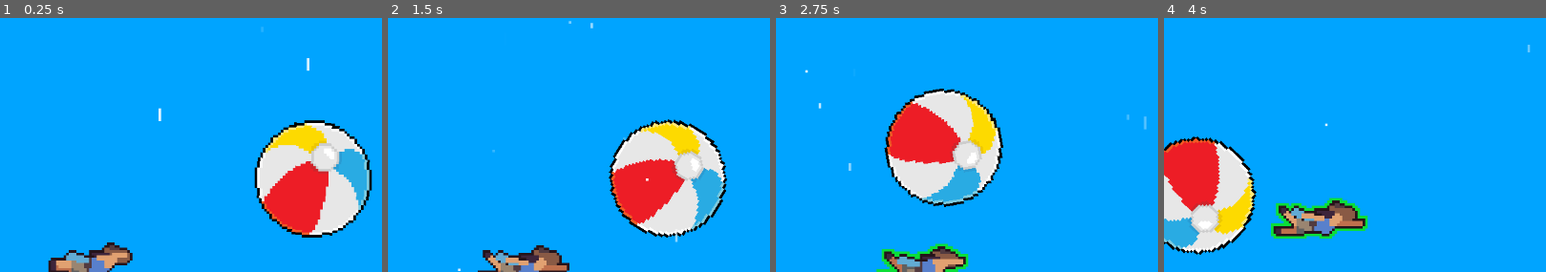
Above: before the commit, frames 1-4 (left to right).
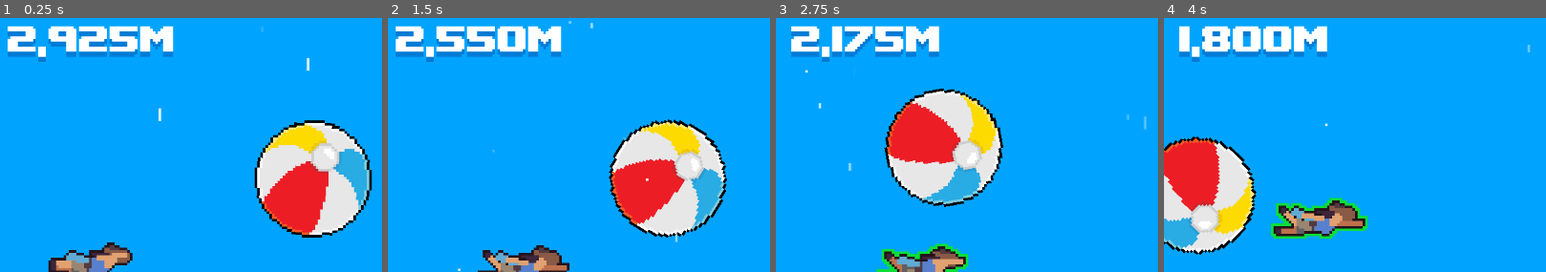
Above: after the commit, the same moments.

Repository: angeluriot/Skyfall
Game: Godot game, scene res://scenes/level.tscn
The game is run twice, just before and just after one commit, with the same random seed, the same clock (stepped at 60 frames per second) and the same inputs.
Inputs:
- Up to frame 1 (0.25 s): no input
- Up to frame 2 (1.5 s): hold D (right) 0.53-1.28 s; tap Space (grab) at 0.6, 1.35 s; hold Down (down) from 1.28 s (still down)
- Up to frame 3 (2.75 s): release Down (down) at 2.03 s; hold D (right) from 2.03 s (still down); tap Space (grab) at 2.1 s
- Up to frame 4 (4 s): release D (right) at 2.78 s; hold W (up) 2.78-3.53 s; tap Space (grab) at 2.85, 3.6 s; hold A (left) from 3.53 s (still down)
The pictures show only the part of the screen within x 38-88%, y 2-52%; the shares and areas given below are measured in that part.

The runs differ from the first frame. In frame 1, 4.4% of the frame differs, in the area x 2-46%, y 3-18%; in frame 2, 4.5%; in frame 3, 3.8%; in frame 4, 3.9%.

Commit message:
Add count down

Diff:
--- /dev/null
+++ b/scenes/altimeter.gd
@@ -0,0 +1,24 @@
+extends CanvasLayer
+
+
+@export var initial_altitude: int = 0
+@export var speed: float = 1.0
+
+@onready var label := $Control/Label as Label
+@onready var altitude = float(initial_altitude)
+
+
+func _ready() -> void:
+	label.text = altitude_to_text(initial_altitude)
+
+
+func _process(delta: float) -> void:
+	altitude -= speed * delta
+	label.text = altitude_to_text(round(altitude))
+
+
+func altitude_to_text(alt: int) -> String:
+	var text := str(alt)
+	if text.length() > 3:
+		text = text.substr(0, text.length() - 3) + ',' + text.substr(text.length() - 3, 3)
+	return text + 'm'
--- /dev/null
+++ b/scenes/altimeter.tscn
@@ -0,0 +1,40 @@
+[gd_scene format=3 uid="uid://74yaierlx7m5"]
+
+[ext_resource type="FontFile" uid="uid://g8kctou6mb6b" path="res://assets/fonts/upheavtt.ttf" id="1_tg63u"]
+[ext_resource type="Script" uid="uid://du08otdquni3e" path="res://scenes/altimeter.gd" id="1_vgbvo"]
+
+[sub_resource type="LabelSettings" id="LabelSettings_4vfji"]
+font = ExtResource("1_tg63u")
+font_size = 20
+shadow_size = 0
+shadow_color = Color(0, 0, 0.34509805, 0.2509804)
+shadow_offset = Vector2(0, 2)
+
+[node name="Altimeter" type="CanvasLayer" unique_id=480564093]
+script = ExtResource("1_vgbvo")
+initial_altitude = 3000
+speed = 300.0
+
+[node name="Control" type="Control" parent="." unique_id=1682690403]
+layout_mode = 3
+anchors_preset = 5
+anchor_left = 0.5
+anchor_right = 0.5
+offset_left = -20.0
+offset_right = 20.0
+offset_bottom = 40.0
+grow_horizontal = 2
+
+[node name="Label" type="Label" parent="Control" unique_id=228649442]
+layout_mode = 1
+anchors_preset = 5
+anchor_left = 0.5
+anchor_right = 0.5
+offset_left = -51.0
+offset_right = 51.0
+offset_bottom = 23.0
+grow_horizontal = 2
+text = "20,000m"
+label_settings = SubResource("LabelSettings_4vfji")
+horizontal_alignment = 1
+vertical_alignment = 1
--- /dev/null
+++ b/scenes/foreground.tscn
@@ -0,0 +1,41 @@
+[gd_scene format=3 uid="uid://cw01rpj4od62c"]
+
+[ext_resource type="Texture2D" uid="uid://orw1gr8y76yg" path="res://assets/graphics/particles/speed.png" id="1_2gfar"]
+
+[sub_resource type="CanvasItemMaterial" id="CanvasItemMaterial_mx8sn"]
+particles_animation = true
+particles_anim_h_frames = 4
+particles_anim_v_frames = 1
+particles_anim_loop = false
+
+[sub_resource type="Gradient" id="Gradient_ppgk2"]
+colors = PackedColorArray(1, 1, 1, 0, 1, 1, 1, 1)
+
+[sub_resource type="GradientTexture1D" id="GradientTexture1D_2gfar"]
+gradient = SubResource("Gradient_ppgk2")
+
+[sub_resource type="ParticleProcessMaterial" id="ParticleProcessMaterial_2r41h"]
+particle_flag_disable_z = true
+emission_shape_offset = Vector3(0, 270, 0)
+emission_shape_scale = Vector3(270, 1, 1)
+emission_shape = 3
+emission_box_extents = Vector3(1, 1, 1)
+direction = Vector3(0, -1, 0)
+spread = 0.0
+initial_velocity_min = 200.0
+initial_velocity_max = 250.0
+gravity = Vector3(0, 0, 0)
+linear_accel_min = -2.2351742e-06
+linear_accel_max = -2.2351742e-06
+attractor_interaction_enabled = false
+color_initial_ramp = SubResource("GradientTexture1D_2gfar")
+anim_offset_max = 1.0
+
+[node name="Foreground" type="GPUParticles2D" unique_id=1892834235]
+material = SubResource("CanvasItemMaterial_mx8sn")
+amount = 150
+texture = ExtResource("1_2gfar")
+lifetime = 3.0
+preprocess = 3.0
+process_material = SubResource("ParticleProcessMaterial_2r41h")
+metadata/_edit_lock_ = true
--- a/scenes/level.tscn
+++ b/scenes/level.tscn
@@ -1,8 +1,9 @@
 [gd_scene format=3 uid="uid://bwu86y8ja438"]
 
 [ext_resource type="PackedScene" uid="uid://bnfsdaqbhy6e7" path="res://scenes/player.tscn" id="2_w7c3h"]
-[ext_resource type="Texture2D" uid="uid://orw1gr8y76yg" path="res://assets/graphics/particles/speed.png" id="2_w8frs"]
+[ext_resource type="PackedScene" uid="uid://cw01rpj4od62c" path="res://scenes/foreground.tscn" id="3_mx8sn"]
 [ext_resource type="PackedScene" uid="uid://jyvptelm8kun" path="res://scenes/objects/ball.tscn" id="3_w8frs"]
+[ext_resource type="PackedScene" uid="uid://74yaierlx7m5" path="res://scenes/altimeter.tscn" id="4_mx8sn"]
 
 [sub_resource type="WorldBoundaryShape2D" id="WorldBoundaryShape2D_g4v7s"]
 normal = Vector2(1, 0)
@@ -18,35 +19,6 @@
 
 [sub_resource type="WorldBoundaryShape2D" id="WorldBoundaryShape2D_d0u6y"]
 distance = -250.0
-
-[sub_resource type="CanvasItemMaterial" id="CanvasItemMaterial_mx8sn"]
-particles_animation = true
-particles_anim_h_frames = 4
-particles_anim_v_frames = 1
-particles_anim_loop = false
-
-[sub_resource type="Gradient" id="Gradient_ppgk2"]
-colors = PackedColorArray(1, 1, 1, 0, 1, 1, 1, 1)
-
-[sub_resource type="GradientTexture1D" id="GradientTexture1D_2gfar"]
-gradient = SubResource("Gradient_ppgk2")
-
-[sub_resource type="ParticleProcessMaterial" id="ParticleProcessMaterial_2r41h"]
-particle_flag_disable_z = true
-emission_shape_offset = Vector3(0, 270, 0)
-emission_shape_scale = Vector3(270, 1, 1)
-emission_shape = 3
-emission_box_extents = Vector3(1, 1, 1)
-direction = Vector3(0, -1, 0)
-spread = 0.0
-initial_velocity_min = 200.0
-initial_velocity_max = 250.0
-gravity = Vector3(0, 0, 0)
-linear_accel_min = -2.2351742e-06
-linear_accel_max = -2.2351742e-06
-attractor_interaction_enabled = false
-color_initial_ramp = SubResource("GradientTexture1D_2gfar")
-anim_offset_max = 1.0
 
 [node name="Level" type="Node2D" unique_id=494716899]
 metadata/_edit_vertical_guides_ = [-250.0, 250.0]
@@ -91,11 +63,6 @@
 [node name="Player" parent="." unique_id=292713720 instance=ExtResource("2_w7c3h")]
 unique_name_in_owner = true
 
-[node name="Foreground" type="GPUParticles2D" parent="." unique_id=1879070400]
-material = SubResource("CanvasItemMaterial_mx8sn")
-amount = 150
-texture = ExtResource("2_w8frs")
-lifetime = 3.0
-preprocess = 3.0
-process_material = SubResource("ParticleProcessMaterial_2r41h")
-metadata/_edit_lock_ = true
+[node name="Foreground" parent="." unique_id=1892834235 instance=ExtResource("3_mx8sn")]
+
+[node name="Altimeter" parent="." unique_id=480564093 instance=ExtResource("4_mx8sn")]
--- a/scripts/player.gd
+++ b/scripts/player.gd
@@ -67,7 +67,7 @@
 			var push_direction := -collision.get_normal()
 
 			if rigid_body in selected_entities:
-				selected_repel[rigid_body] -= push_direction * grab_min_repel
+				selected_repel[rigid_body] += push_direction * grab_min_repel
 				if selected_repel[rigid_body].length() > grab_max_repel:
 					selected_repel[rigid_body] = selected_repel[rigid_body].normalized() * grab_max_repel
 			elif direction.dot(push_direction) > 0.0:
Binary file added: assets/fonts/upheavtt.ttf
Not shown, added: assets/fonts/upheavtt.ttf.import
Not shown, added: scenes/altimeter.gd.uid
